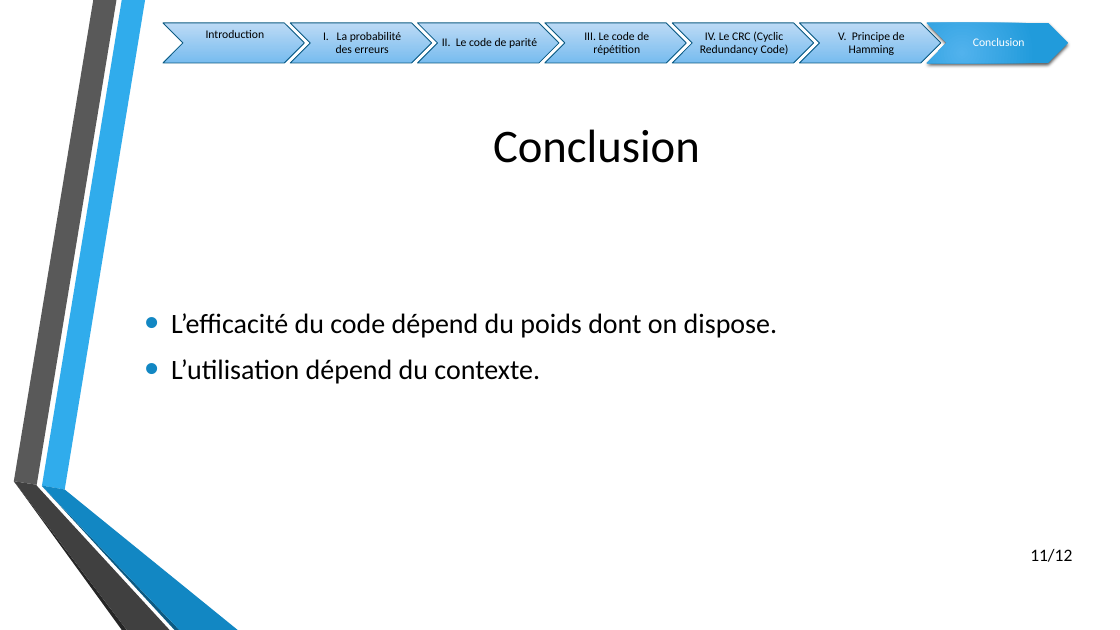
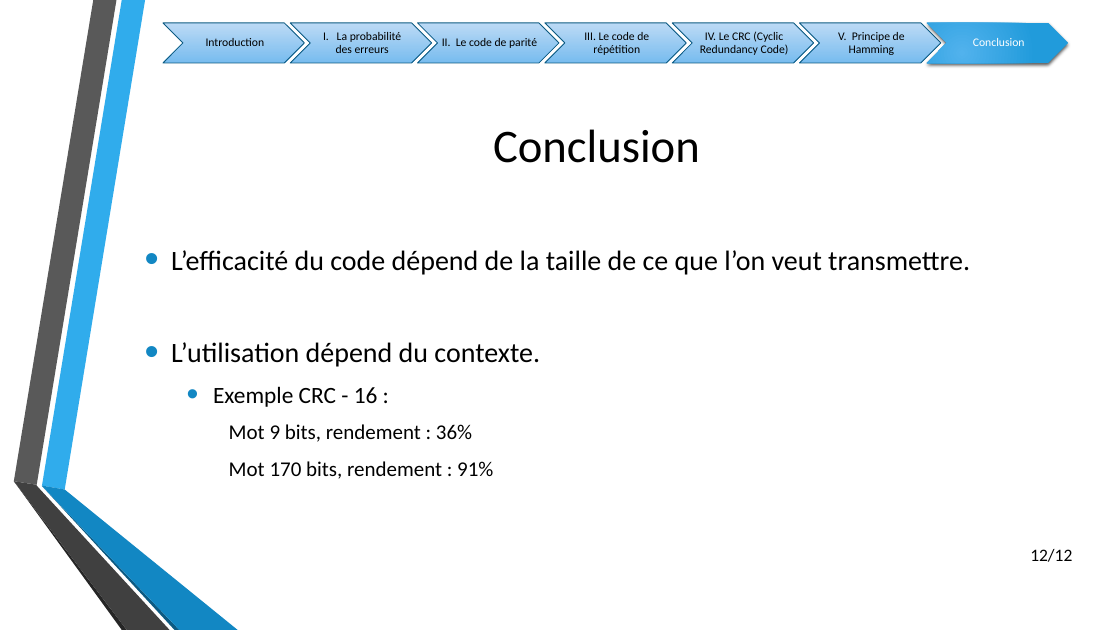
Before and after one commit to Guyoms/PTUT2016, a slide deck: slide 12 of SOUTENANCE/Modélisations Mathématiques.pptx. Drawn at 1120x630 pixels with LibreOffice and Linux fonts; fonts in the diff are those of the drawing; background and template pictures are left out. Boxes give left, top, right and bottom in pixels: in the first picture for what was removed or moved away, otherwise in the second. Text is boxed around its words. In the diff, an @@ line names an element or a change of style, - is before the commit and + after.

```diff
--- a/SOUTENANCE/Modélisations Mathématiques.pptx
+++ b/SOUTENANCE/Modélisations Mathématiques.pptx
@@ text "Introduction" moved from (x1=206, y1=30, x2=265, y2=38) to (x1=206, y1=38, x2=265, y2=46) @@
@@ text at (x1=171, y1=250, x2=970, y2=275): text changed @@
-• L’efficacité du code dépend du poids dont on dispose.
+• L’efficacité du code dépend de la taille de ce que l’on veut transmettre.
@@ text at (x1=213, y1=386, x2=493, y2=479): paragraphs added @@
+  • Exemple CRC - 16 :
+    Mot 9 bits, rendement : 36%
+    Mot 170 bits, rendement : 91%
@@ text at (x1=1030, y1=549, x2=1072, y2=562): text changed @@
-11/12
+12/12
```
Also in this commit, not shown: 1 other slide changed.
